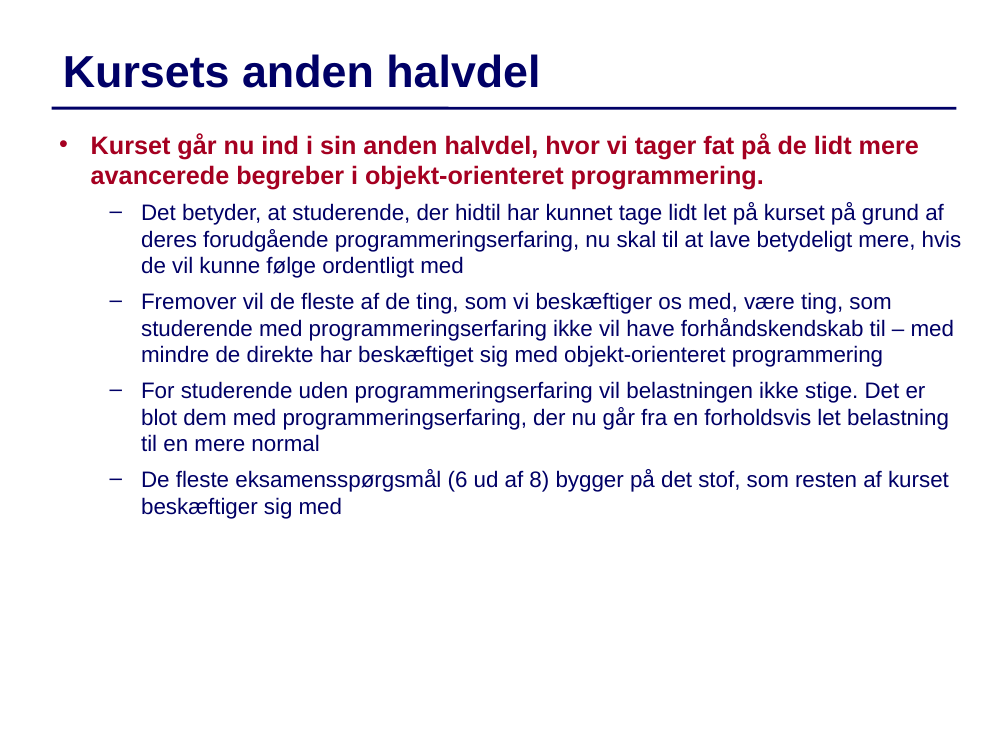
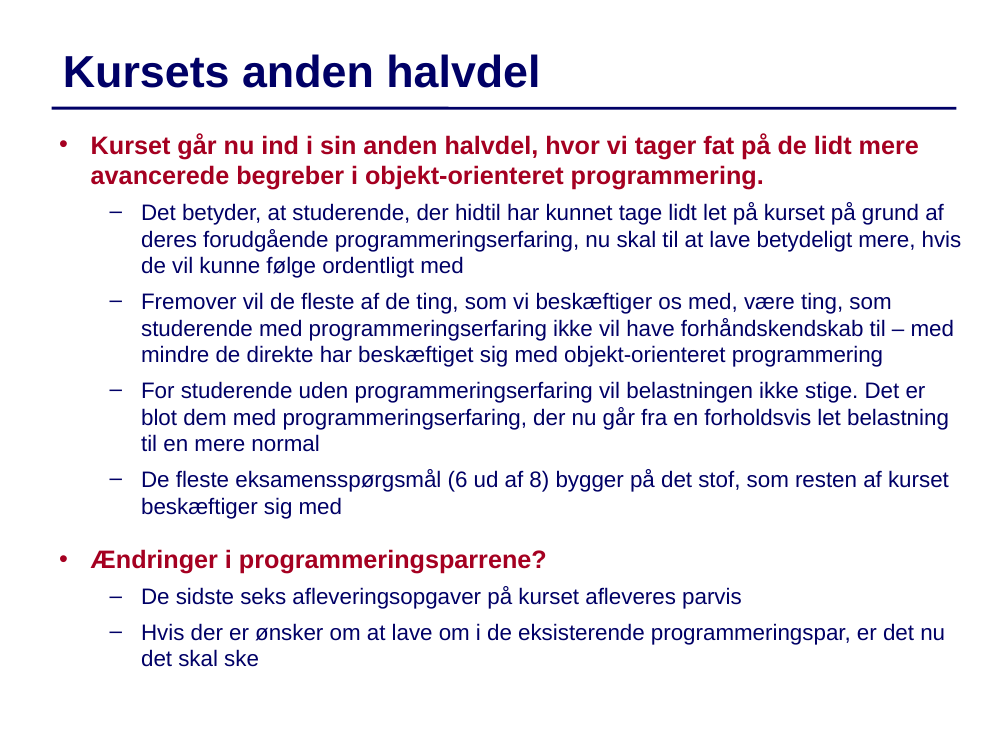
Before and after one commit to IntProgAU/Materiale, a slide deck: slide 2 of web/g22/status/Status5.pptx. Drawn at 1008x756 pixels with LibreOffice and Linux fonts; fonts in the diff are those of the drawing. Boxes give left, top, right and bottom in pixels: in the first picture for what was removed or moved away, otherwise in the second. Text is boxed around its words. In the diff, an @@ line names an element or a change of style, - is before the commit and + after.

```diff
--- a/web/g22/status/Status5.pptx
+++ b/web/g22/status/Status5.pptx
@@ text at <box>91,549,945,667</box>: paragraphs added @@
+  • Ændringer i programmeringsparrene?
+  – De sidste seks afleveringsopgaver på kurset afleveres parvis
+  – Hvis der er ønsker om at lave om i de eksisterende programmeringspar, er det nu det skal ske
```
Also in this commit, not shown: 2 other slides changed.
